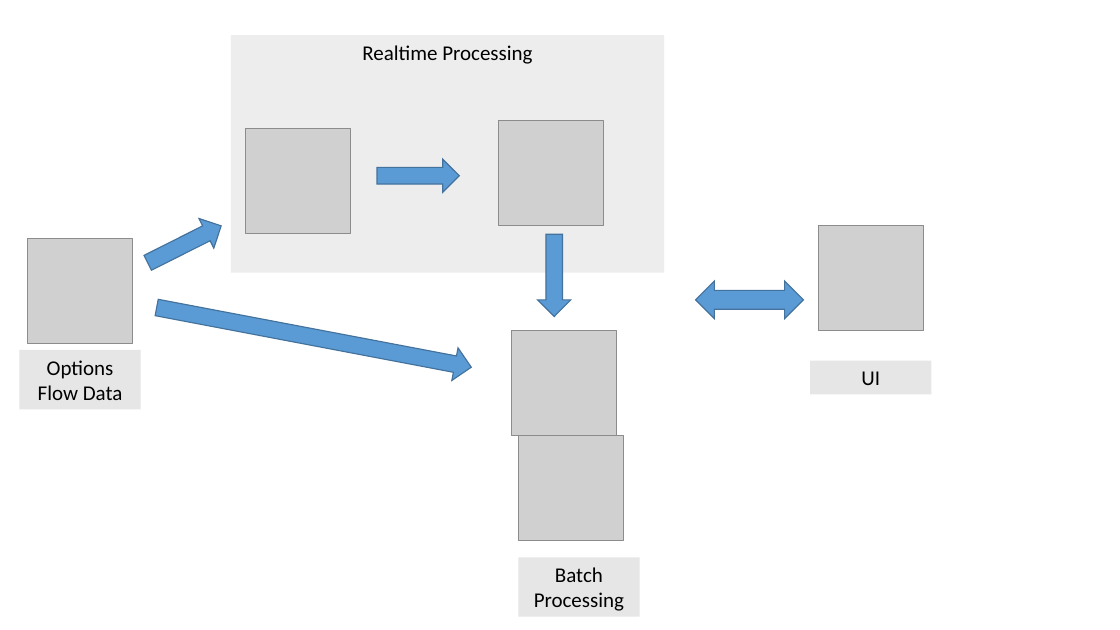
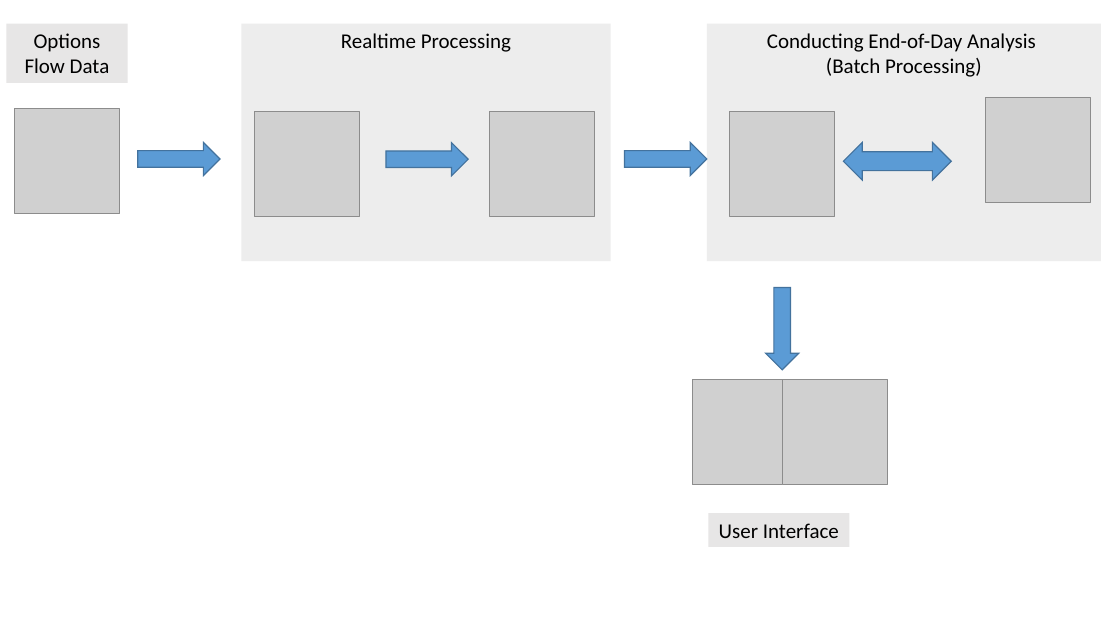
Before and after one commit to hongtao510/SmartMoneyTracker, a slide deck: slide 1 of image/Flowchart.pptx. Drawn at 1120x630 pixels with LibreOffice and Linux fonts; fonts in the diff are those of the drawing; grey boxes stand for pictures. Boxes give left, top, right and bottom in pixels: in the first picture for what was removed or moved away, otherwise in the second. Text is boxed around its words. In the diff, an @@ line names an element or a change of style, - is before the commit and + after.

Commit message:
batch2

```diff
--- a/image/Flowchart.pptx
+++ b/image/Flowchart.pptx
@@ rectangle "Options Flow Data": place and size @@
-rectangle "Options Flow Data" at [19,350,140,410]
+rectangle "Options Flow Data" at [7,24,128,83]
@@ rectangle "Realtime Processing": place and size @@
-rectangle "Realtime Processing" at [231,35,665,273]
+rectangle "Realtime Processing" at [241,24,611,261]
@@ rectangle added at [707,24,1101,261], fill #EDEDED, 18 pt, text #000000 @@
+Conducting End-of-Day Analysis
+(Batch Processing)
@@ picture: place and size @@
-picture at [28,239,133,344]
+picture at [14,108,119,213]
@@ picture: place and size @@
-picture at [245,128,350,233]
+picture at [255,112,360,217]
@@ picture: place and size @@
-picture at [498,121,603,226]
+picture at [489,112,594,217]
@@ picture: place and size @@
-picture at [512,330,617,435]
+picture at [730,112,835,217]
@@ picture: place and size @@
-picture at [518,435,623,540]
+picture at [986,97,1091,202]
@@ right arrow at [138,143,220,176]: rotation 333 to 0 degrees @@
@@ right arrow: place and size @@
-right arrow at [377,159,460,192]
+right arrow at [386,143,468,176]
@@ right arrow at [625,143,707,176]: rotation 90 to 0 degrees @@
@@ left right arrow: place and size @@
-left right arrow at [696,281,803,318]
+left right arrow at [844,143,951,181]
@@ right arrow removed at [153,292,474,384] @@
@@ right arrow added at [765,288,799,371], fill #5B9BD5, outline #43739E 1 pt @@
@@ picture: place and size @@
-picture at [818,225,923,330]
+picture at [692,380,797,485]
@@ picture added at [782,380,887,485] @@
@@ rectangle removed at [811,360,932,394] @@
-UI
@@ rectangle added at [708,513,849,547], fill #E7E6E6, 18 pt, text #000000 @@
+User Interface
@@ rectangle removed at [518,557,639,617] @@
-Batch Processing
```
Also in this commit, not shown: 6 other files.
